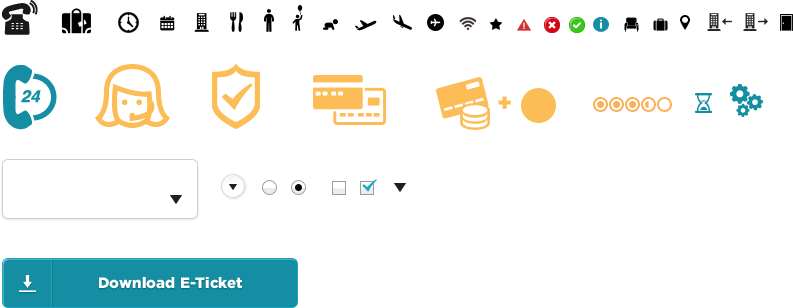
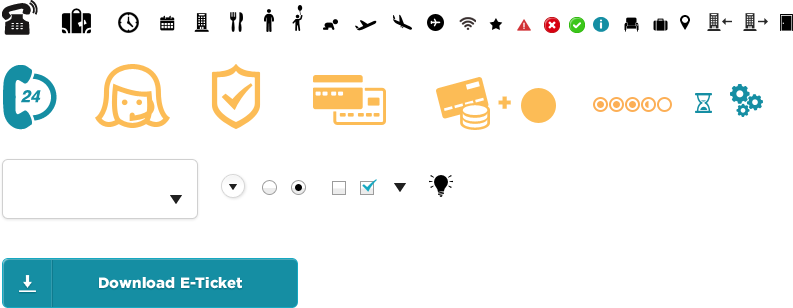
Comparing the layer stacks of the two w=793, h=308 images. Changes:
added layer "Layer 178" above "White BG" over [left=429, top=175, right=453, bottom=197]
